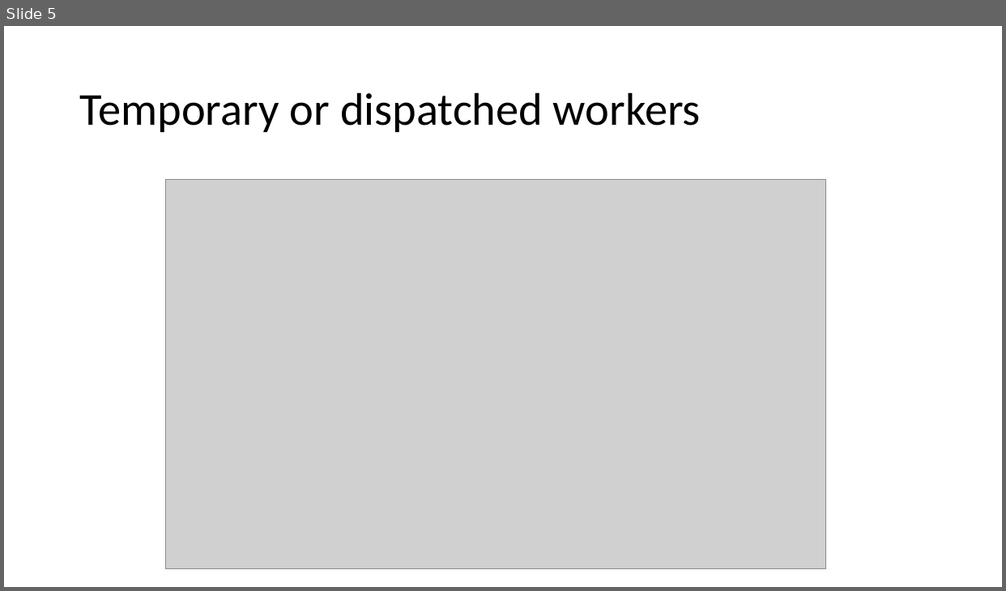
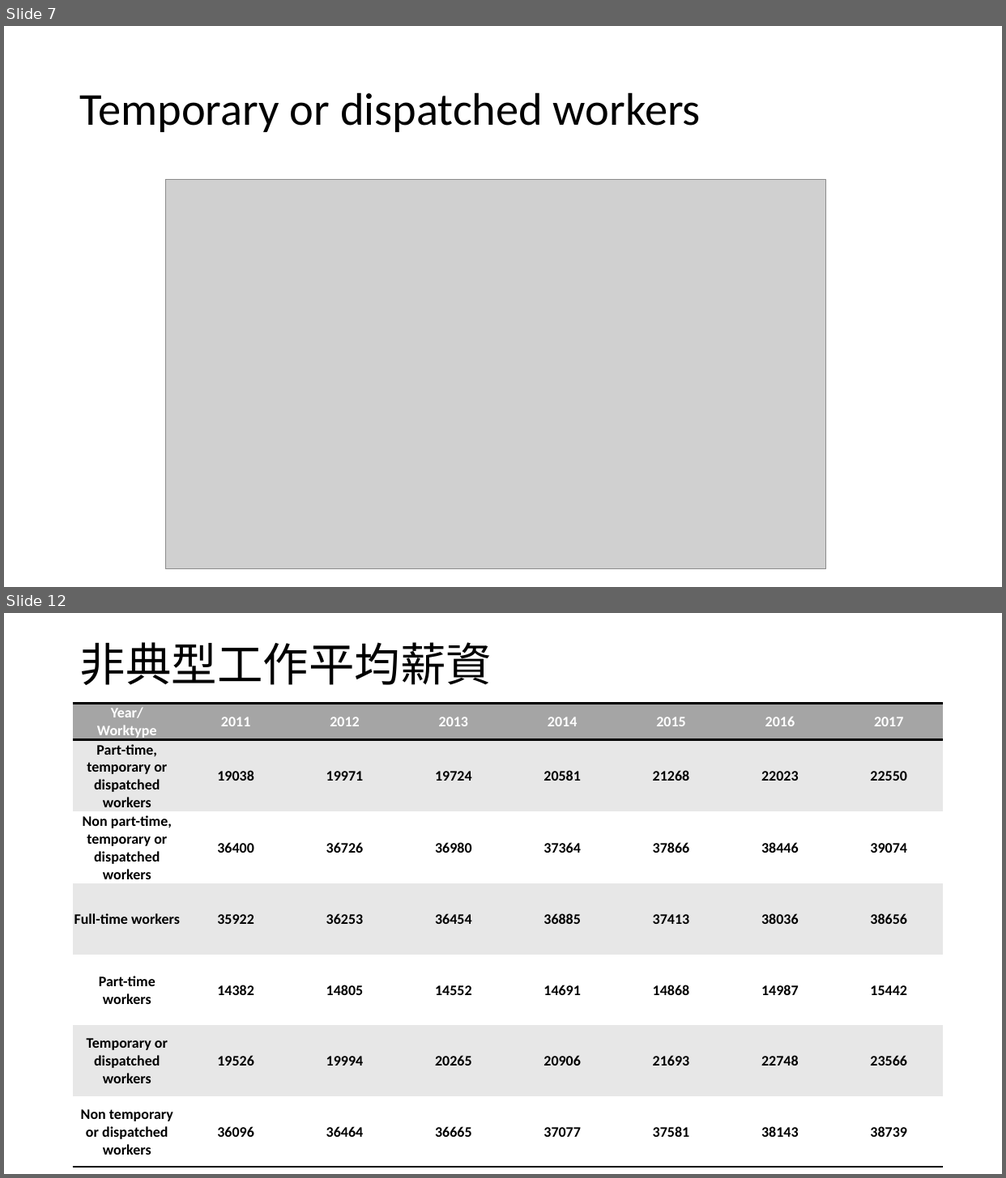
Before and after one commit to hswei0/manpower, a slide deck: result/非典型工作.pptx. Shown one above the other, each under a label of ours: slide 5 before the commit, slides 7 and 12 after it; the slides between them are not shown. The pictures are 1006x591 and 1006x1178 pixels, drawn with LibreOffice and Linux fonts; fonts in the diff are those of the drawing; grey boxes stand for pictures. Boxes give left, top, right and bottom in pixels: in the first picture for what was removed or moved away, otherwise in the second. Text is boxed around its words. In the diff, an @@ line names an element or a change of style, - is before the commit and + after.

```diff
--- a/result/非典型工作.pptx
+++ b/result/非典型工作.pptx
@@ slide 12 added at (x1=4, y1=613, x2=1002, y2=1174), background #FFFFFF @@
@@ title added at (x1=80, y1=642, x2=492, y2=685), 44 pt, text #000000 @@
+非典型工作平均薪資
@@ table added at (x1=73, y1=704, x2=941, y2=1165), 7 rows, 8 columns @@
+Year/ Worktype | 2011 | 2012 | 2013 | 2014 | 2015 | 2016 | 2017
+Part-time, temporary or dispatched workers | 19038 | 19971 | 19724 | 20581 | 21268 | 22023 | 22550
+Non part-time, temporary or dispatched workers | 36400 | 36726 | 36980 | 37364 | 37866 | 38446 | 39074
+Full-time workers | 35922 | 36253 | 36454 | 36885 | 37413 | 38036 | 38656
+Part-time workers | 14382 | 14805 | 14552 | 14691 | 14868 | 14987 | 15442
+Temporary or dispatched workers | 19526 | 19994 | 20265 | 20906 | 21693 | 22748 | 23566
+Non temporary or dispatched workers | 36096 | 36464 | 36665 | 37077 | 37581 | 38143 | 38739
@@ what was slide 5 is now slide 7 @@
```
Also in this commit, not shown: 2 slides changed, 7 other slides added, 10 other files.
